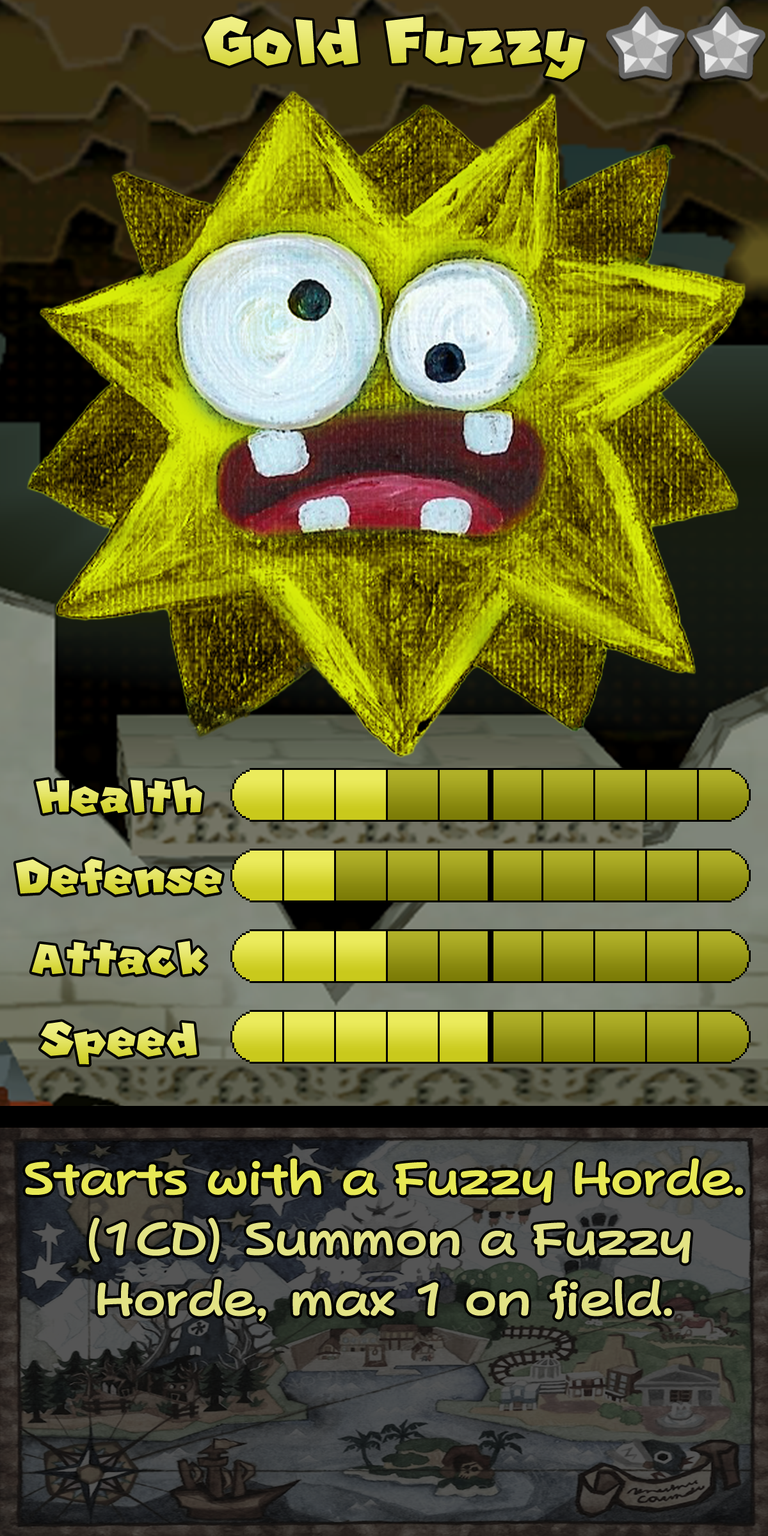
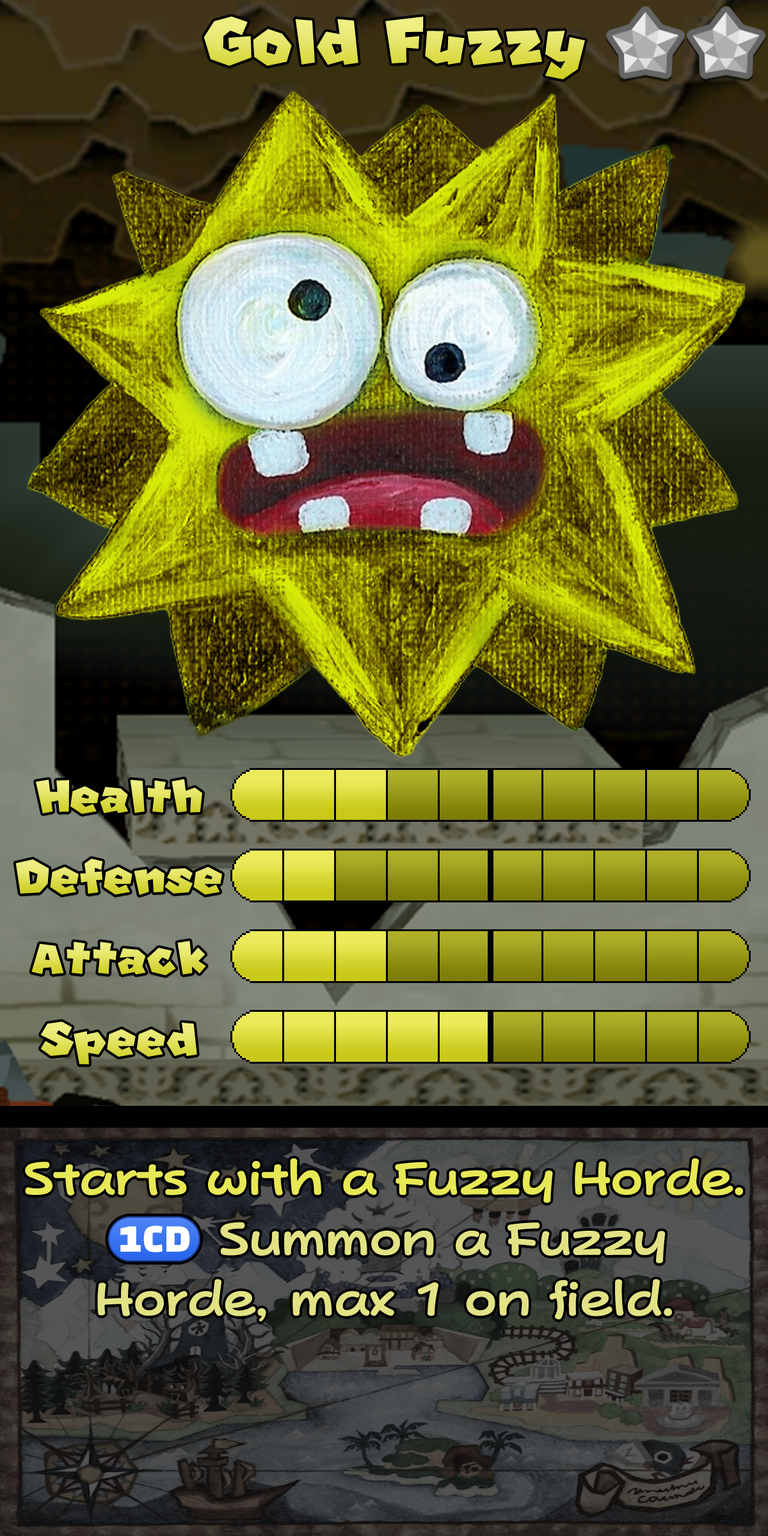
Before/after of a 768 x 1536 layered artwork. What changed in the layer stack:
painted on "Ability" over box(25, 1157, 743, 1322)
